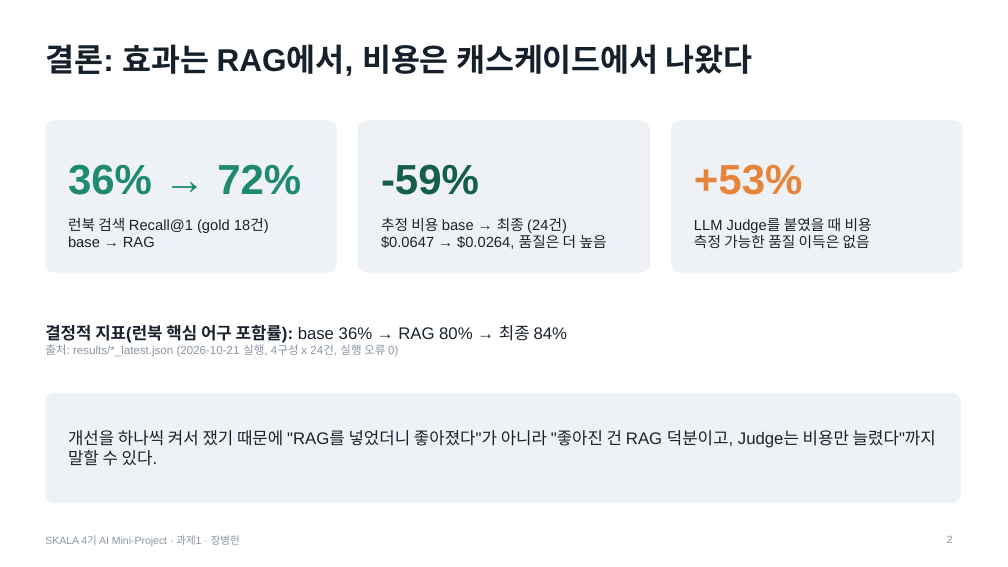
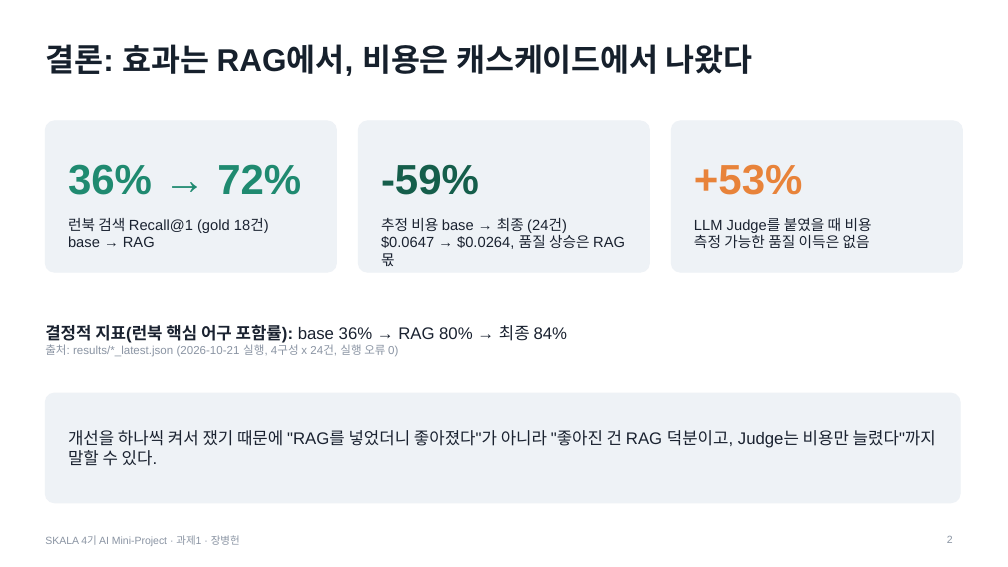
Before and after one commit to jang961111-hash/incident-agent-ablation, a slide deck: slide 2 of deck/incident-agent-ablation.pptx. Drawn at 1008x567 pixels with LibreOffice and Linux fonts; fonts in the diff are those of the drawing. Boxes give left, top, right and bottom in pixels: in the first picture for what was removed or moved away, otherwise in the second. Text is boxed around its words. In the diff, an @@ line names an element or a change of style, - is before the commit and + after.

```diff
--- a/deck/incident-agent-ablation.pptx
+++ b/deck/incident-agent-ablation.pptx
@@ text at [381, 235, 625, 266]: text changed @@
-$0.0647 → $0.0264, 품질은 더 높음
+$0.0647 → $0.0264, 품질 상승은 RAG 몫
```
Also in this commit, not shown: 4 other slides changed, 6 other files.
